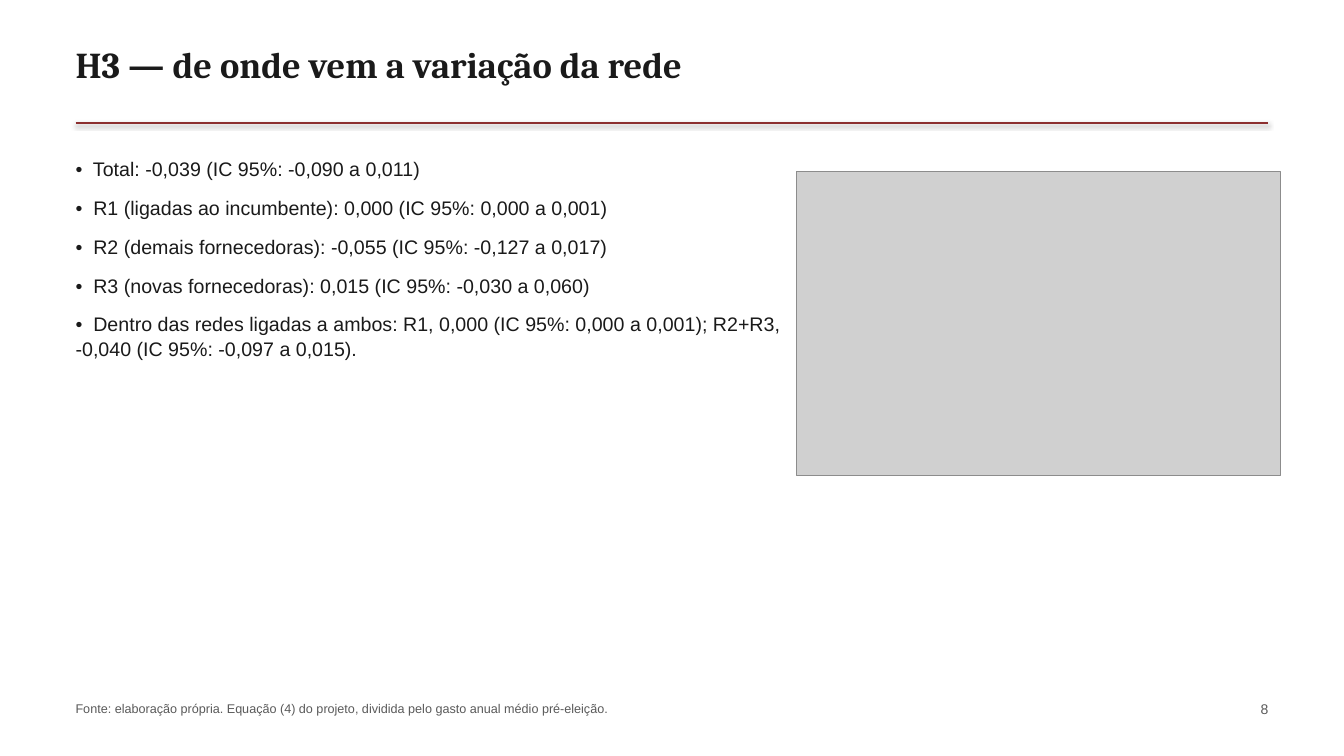
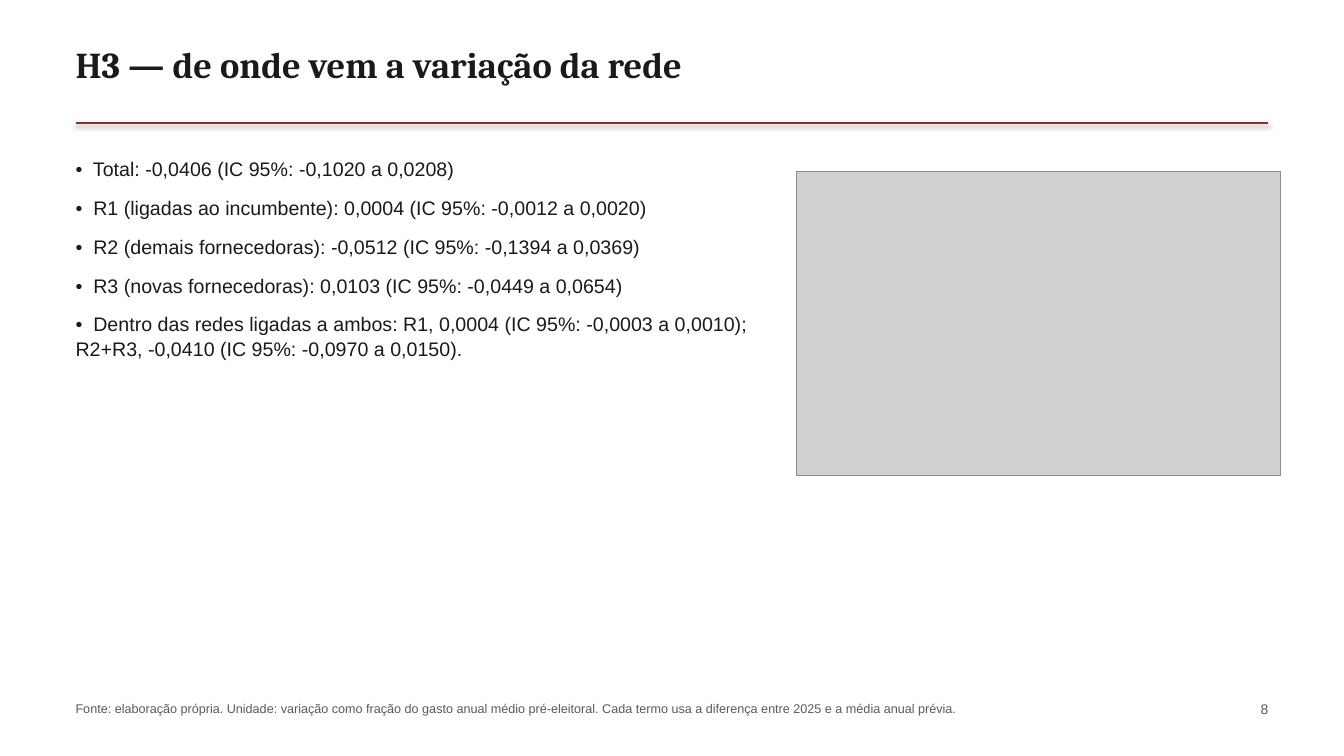
Before and after one commit to rafaelt0/redes-economicas-e-sociais-2, a slide deck: slide 8 of output/deck.pptx. Drawn at 1344x756 pixels with LibreOffice and Linux fonts; fonts in the diff are those of the drawing; grey boxes stand for pictures. Boxes give left, top, right and bottom in pixels: in the first picture for what was removed or moved away, otherwise in the second. Text is boxed around its words. In the diff, an @@ line names an element or a change of style, - is before the commit and + after.

```diff
--- a/output/deck.pptx
+++ b/output/deck.pptx
@@ text at <box>76,161,747,360</box>: text changed @@
-• Total: -0,039 (IC 95%: -0,090 a 0,011)
-• R1 (ligadas ao incumbente): 0,000 (IC 95%: 0,000 a 0,001)
-• R2 (demais fornecedoras): -0,055 (IC 95%: -0,127 a 0,017)
-• R3 (novas fornecedoras): 0,015 (IC 95%: -0,030 a 0,060)
-• Dentro das redes ligadas a ambos: R1, 0,000 (IC 95%: 0,000 a 0,001); R2+R3, -0,040 (IC 95%: -0,097 a 0,015).
+• Total: -0,0406 (IC 95%: -0,1020 a 0,0208)
+• R1 (ligadas ao incumbente): 0,0004 (IC 95%: -0,0012 a 0,0020)
+• R2 (demais fornecedoras): -0,0512 (IC 95%: -0,1394 a 0,0369)
+• R3 (novas fornecedoras): 0,0103 (IC 95%: -0,0449 a 0,0654)
+• Dentro das redes ligadas a ambos: R1, 0,0004 (IC 95%: -0,0003 a 0,0010); R2+R3, -0,0410 (IC 95%: -0,0970 a 0,0150).
@@ text at <box>76,703,956,716</box>: text changed @@
-Fonte: elaboração própria. Equação (4) do projeto, dividida pelo gasto anual médio pré-eleição.
+Fonte: elaboração própria. Unidade: variação como fração do gasto anual médio pré-eleitoral. Cada termo usa a diferença entre 2025 e a média anual prévia.
```
Also in this commit, not shown: 11 other slides changed, 16 other files.
